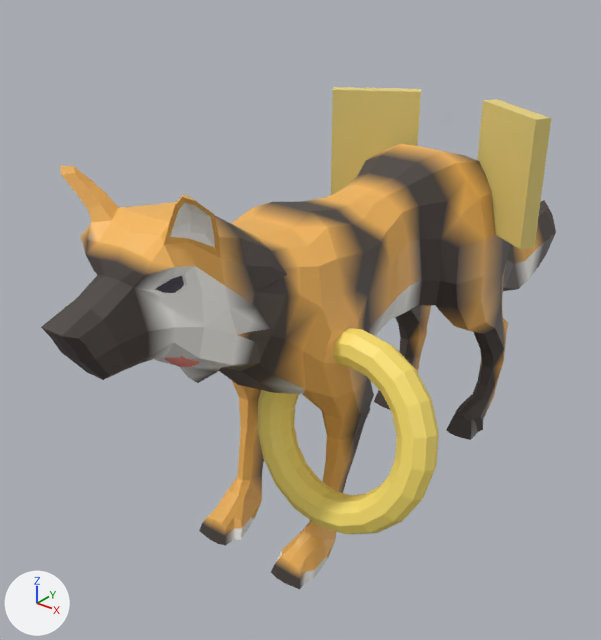
Renders of the glTF model assets/char_tiger_r.glb from each side of a commit.
Before and after are seen from a 50 mm camera at (1.55, -2.44, 1.57) aimed at (-0.24, -0.2, 0.18). Arrows for +X, +Y and +Z are at lower left; the lights stay in place. The picture after the commit comes second. Where no turn or scale is listed for an object, it has been applied to the vertices. Vertices at exactly the same position are counted once.

Names of what the first picture shows: 'Wolf', 'char_tiger_r_box', 'char_tiger_r_box.001', 'char_tiger_r_sphere', 'char_tiger_r_torus'.
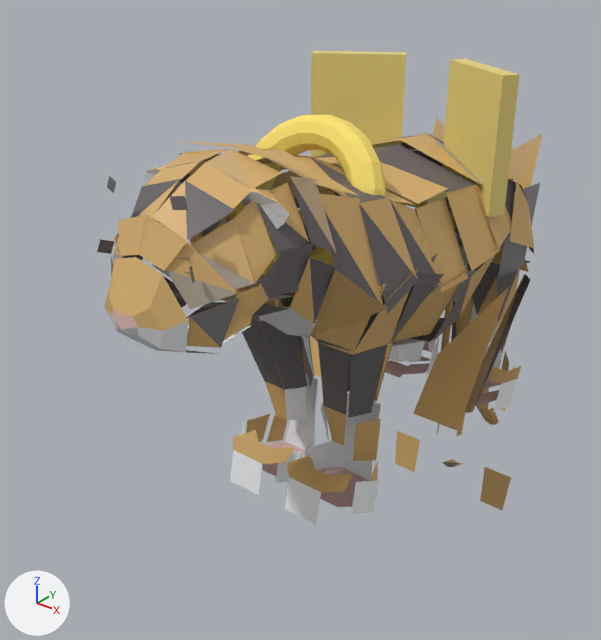
Changed parts and their boxes (x1, y1, x2, y2) in the pictures (601 x 640 px):
```json
{"object": "Geo_BengalTiger", "change": "added", "after": [97, 117, 542, 525]}
{"object": "Wolf", "change": "deleted", "before": [41, 144, 556, 589]}
{"object": "char_tiger_r_torus", "change": "reshaped, moved, turned, rescaled", "before": [257, 328, 439, 534], "after": [233, 114, 386, 276]}
{"object": "char_tiger_r_box.001", "change": "moved", "before": [477, 99, 551, 249], "after": [442, 59, 520, 217]}
{"object": "char_tiger_r_box", "change": "moved", "before": [331, 87, 421, 195], "after": [311, 51, 406, 169]}
{"object": "char_tiger_r_sphere", "change": "moved", "before": [165, 356, 200, 367], "after": [292, 292, 296, 301], "on screen": "mostly hidden"}
```

The change, as JSON lines over the scene's bpy script:
```json
{"block": "me_torus", "where": "# used by ob_char_tiger_r_torus; location = (0.315, -0.691, 0.159); rotation_euler = (1.292, 0.0, 0.0), in degrees (74, 0, 0); scale = (0.32, 0.32, 0.32)"}
{"op": "remove", "block": "me_torus", "code": "me_torus.from_pydata(...)  # 200 vertices, 400 faces; spans x -1.0..1.0, y -1.0..1.0, z -0.18..0.18"}
{"op": "add", "block": "me_torus", "code": "me_torus.from_pydata(...)  # 200 vertices, 400 faces; spans x -1.0..1.0, y -1.0..1.0, z -0.19..0.19"}
{"block": "me_torus", "change": "me_torus part 1: 180 of 200 vertices moved; they spanned x -0.96..0.96, y -0.96..0.96, z -0.18..0.18 and now span x -0.96..0.96, y -0.96..0.96, z -0.19..0.19; mean shift (0.0, 0.0, 0.0); largest move (0.59, 0.19, 0.0) -> (0.57, 0.18, 0.0)"}
{"op": "add", "block": "me_geo_bengaltiger_1", "code": ["me_geo_bengaltiger_1 = bpy.data.meshes.new('Geo_BengalTiger_1')", "me_geo_bengaltiger_1.from_pydata(...)  # 1164 vertices, 742 faces; spans x -0.44..0.44, y -1.09..1.4, z -1.19..0.81", "me_geo_bengaltiger_1.materials.append(mat_defaultmaterial)"]}
{"op": "remove", "block": "ob_wolf", "code": ["ob_wolf = bpy.data.objects.new('Wolf', me_wolf)", "ob_wolf.location = (0.0, -0.044, -0.451)"]}
{"op": "set", "path": "ob_char_tiger_r_torus.location", "old": "(0.315, -0.691, 0.159)", "new": "(0.0, -0.475, 0.766)"}
{"op": "set", "path": "ob_char_tiger_r_torus.rotation_euler", "old": "(1.292, 0.0, 0.0)", "new": "(1.117, 0.0, 0.0)", "note": "degrees (74, 0, 0) -> degrees (64, 0, 0)"}
{"op": "set", "path": "ob_char_tiger_r_torus.scale", "old": "(0.32, 0.32, 0.32)", "new": "(0.276, 0.276, 0.276)"}
{"op": "set", "path": "ob_char_tiger_r_sphere.location", "old": "(0.058, -1.069, 0.545)", "new": "(0.0, -0.427, 0.431)"}
{"op": "set", "path": "ob_char_tiger_r_box.location", "old": "(-0.292, 0.341, 0.727)", "new": "(-0.249, 0.15, 0.89)"}
{"op": "set", "path": "ob_char_tiger_r_box_001.location", "old": "(0.292, 0.341, 0.727)", "new": "(0.249, 0.15, 0.89)"}
{"op": "add", "block": "ob_geo_bengaltiger", "code": ["ob_geo_bengaltiger = bpy.data.objects.new('Geo_BengalTiger', me_geo_bengaltiger_1)", "ob_geo_bengaltiger.location = (0.0, -0.157, 0.186)"]}
```
